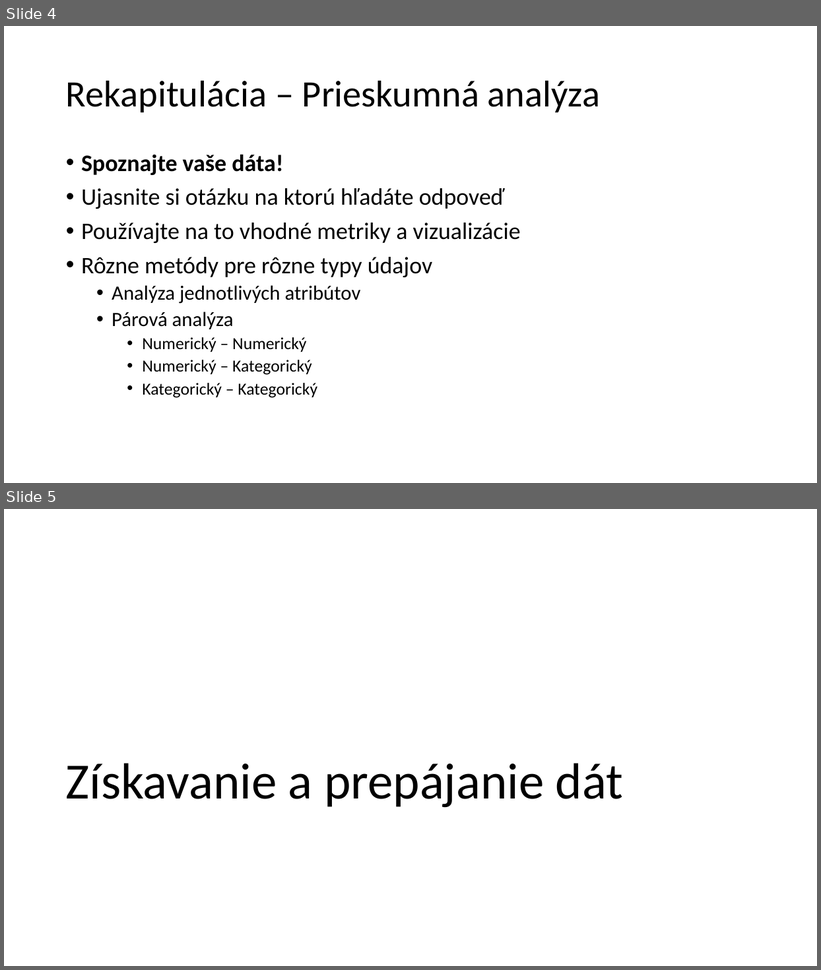
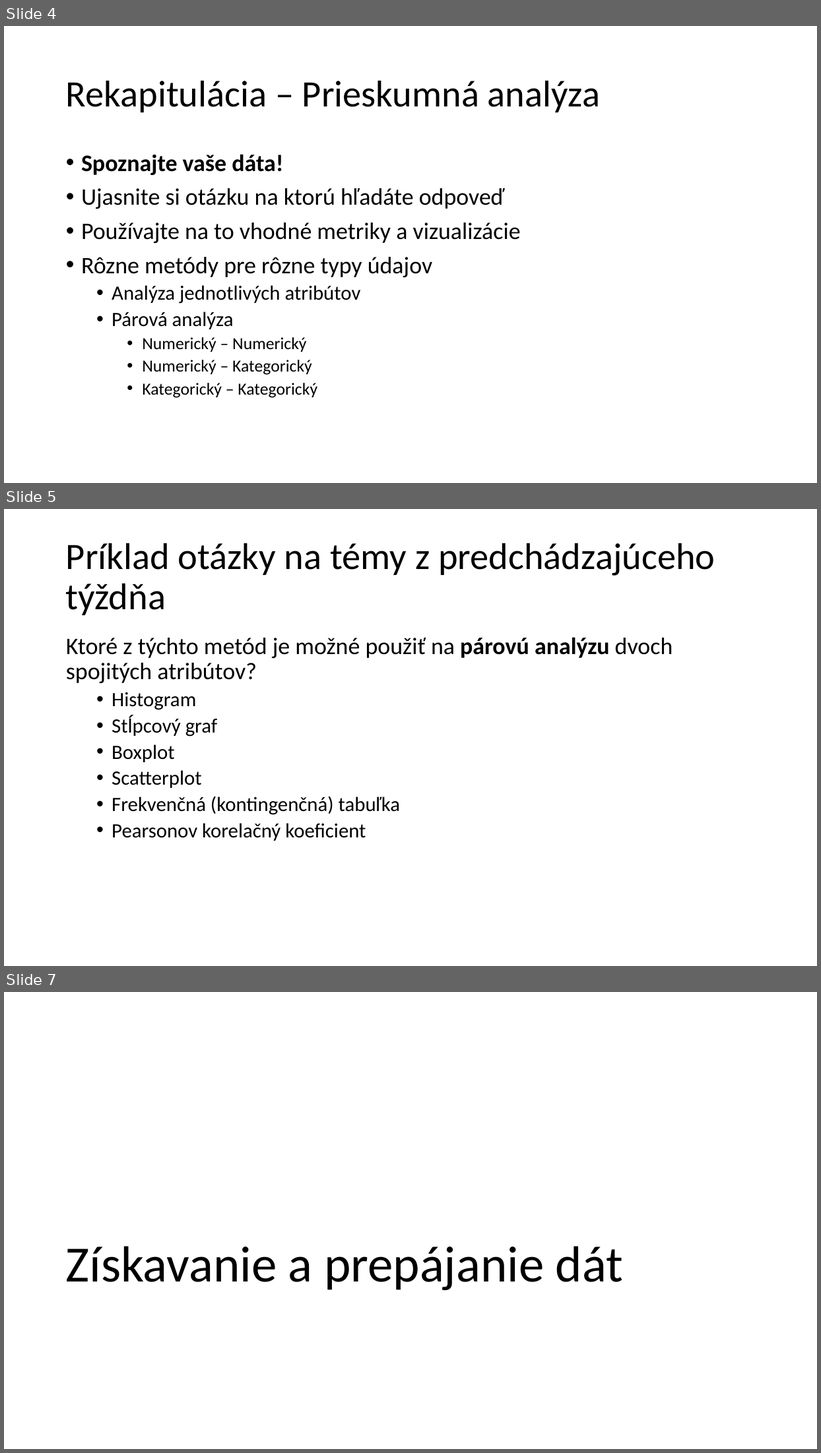
Before and after one commit to robom/IAU-2019-2020, a slide deck: prednasky/04/Získavanie a prepájanie dát.pptx. Shown one above the other, each under a label of ours: slides 4 and 5 before the commit, slides 4, 5 and 7 after it; the slides between them are not shown. The pictures are 821x970 and 821x1453 pixels, drawn with LibreOffice and Linux fonts; fonts in the diff are those of the drawing. Boxes give left, top, right and bottom in pixels: in the first picture for what was removed or moved away, otherwise in the second. Text is boxed around its words. In the diff, an @@ line names an element or a change of style, - is before the commit and + after.

```diff
--- a/prednasky/04/Získavanie a prepájanie dát.pptx
+++ b/prednasky/04/Získavanie a prepájanie dát.pptx
@@ slide 5 added at box(4, 509, 817, 966), background #FFFFFF @@
@@ title added at box(66, 543, 715, 615), 44 pt, text #000000 @@
+Príklad otázky na témy z predchádzajúceho týždňa
@@ text added at box(66, 637, 673, 841), 24 pt, text #000000 @@
+Ktoré z týchto metód je možné použiť na párovú analýzu dvoch spojitých atribútov?
+  • Histogram
+  • Stĺpcový graf
+  • Boxplot
+  • Scatterplot
+  • Frekvenčná (kontingenčná) tabuľka
+  • Pearsonov korelačný koeficient
@@ what was slide 5 is now slide 7 @@
```
Also in this commit, not shown: 1 other slide added, 1 other file.
